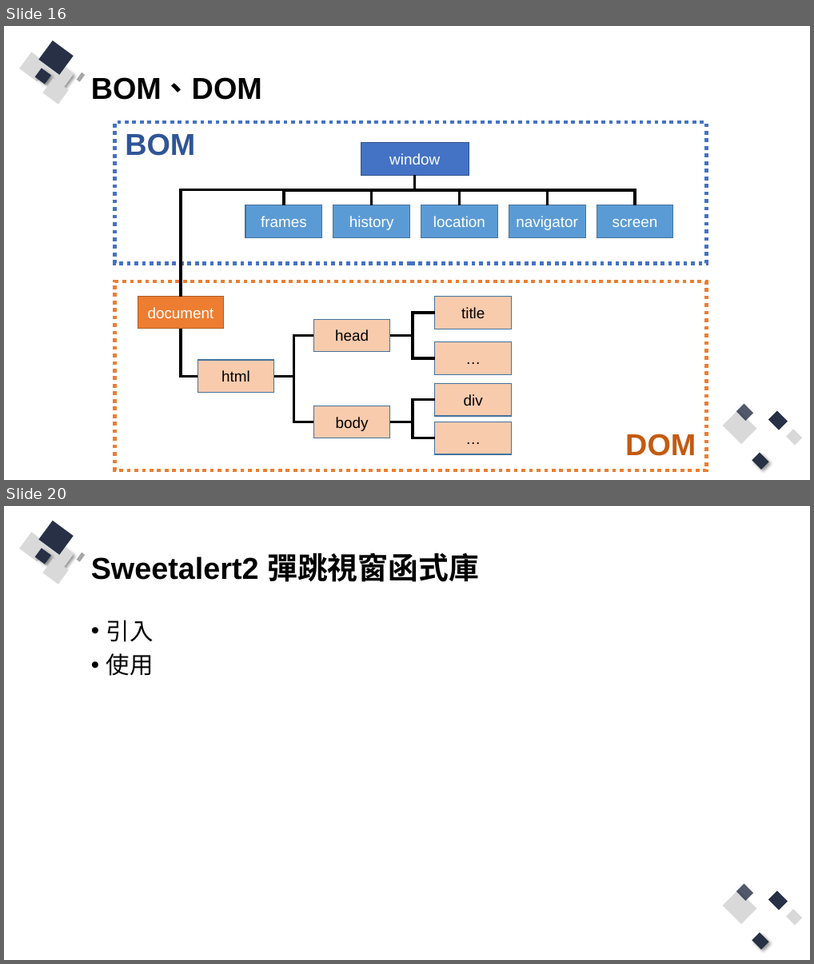
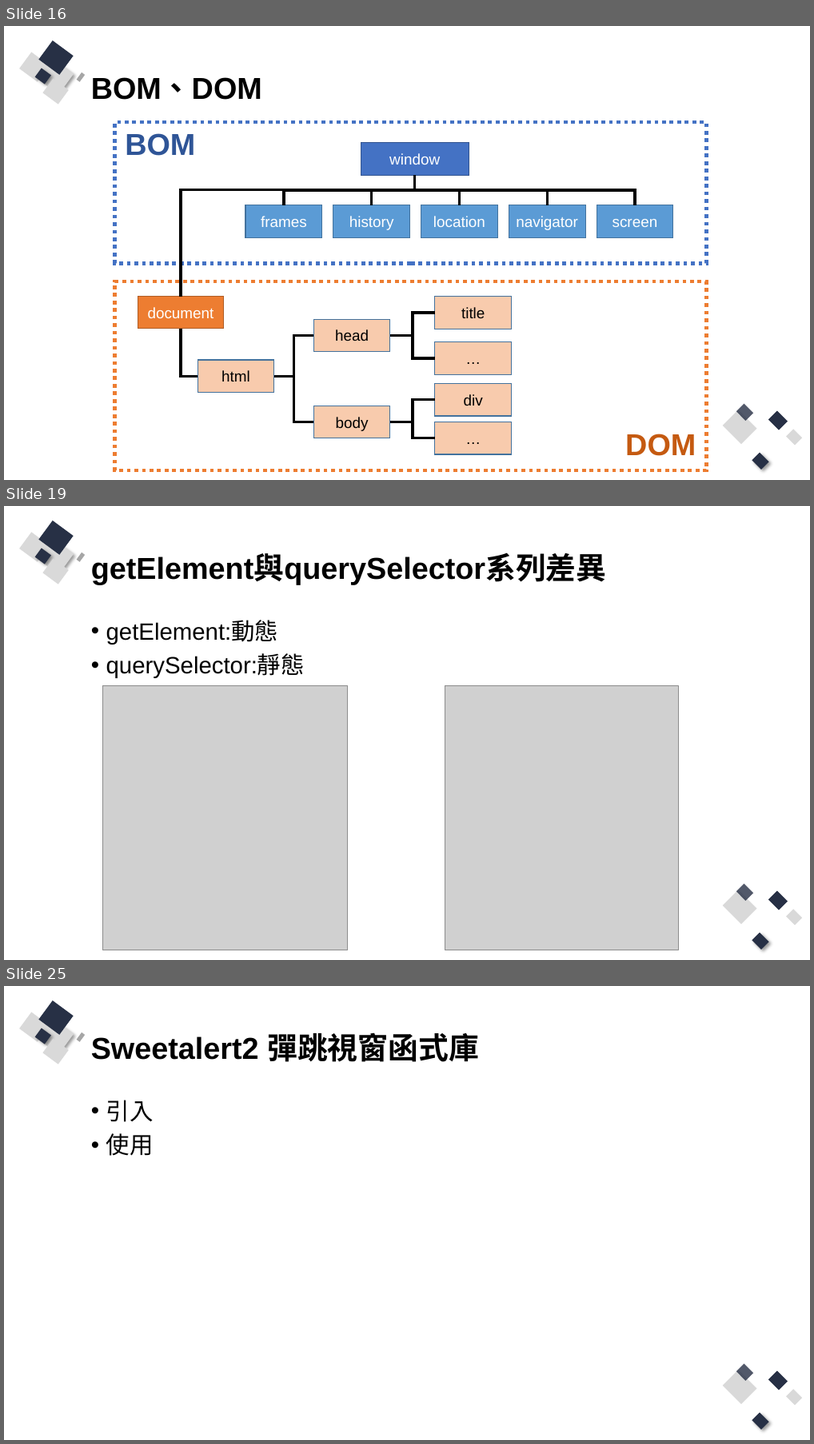
Before and after one commit to Q81JIAXIONG/-, a slide deck: 投影片/6.實作-帳號註冊、登入網頁前端防呆與提示.pptx. Shown one above the other, each under a label of ours: slides 16 and 20 before the commit, slides 16, 19 and 25 after it; the slides between them are not shown. The pictures are 814x964 and 814x1444 pixels, drawn with LibreOffice and Linux fonts; fonts in the diff are those of the drawing; grey boxes stand for pictures. Boxes give left, top, right and bottom in pixels: in the first picture for what was removed or moved away, otherwise in the second. Text is boxed around its words. In the diff, an @@ line names an element or a change of style, - is before the commit and + after.

```diff
--- a/投影片/6.實作-帳號註冊、登入網頁前端防呆與提示.pptx
+++ b/投影片/6.實作-帳號註冊、登入網頁前端防呆與提示.pptx
@@ slide 19 added at (4, 506, 810, 960), background #FFFFFF; not listed: 13 template elements that a slide beside it also shows @@
@@ title added at (91, 555, 607, 584), 36 pt, text #000000, bold @@
+getElement與querySelector系列差異
@@ text added at (106, 620, 305, 678), 28 pt, text #000000 @@
+• getElement:動態
+• querySelector:靜態
@@ picture added at (102, 685, 348, 949) @@
@@ picture added at (445, 685, 678, 949) @@
@@ what was slide 20 is now slide 25 @@
```
Also in this commit, not shown: 7 slides changed, 6 other slides added, 2 slides removed, 15 other files.
